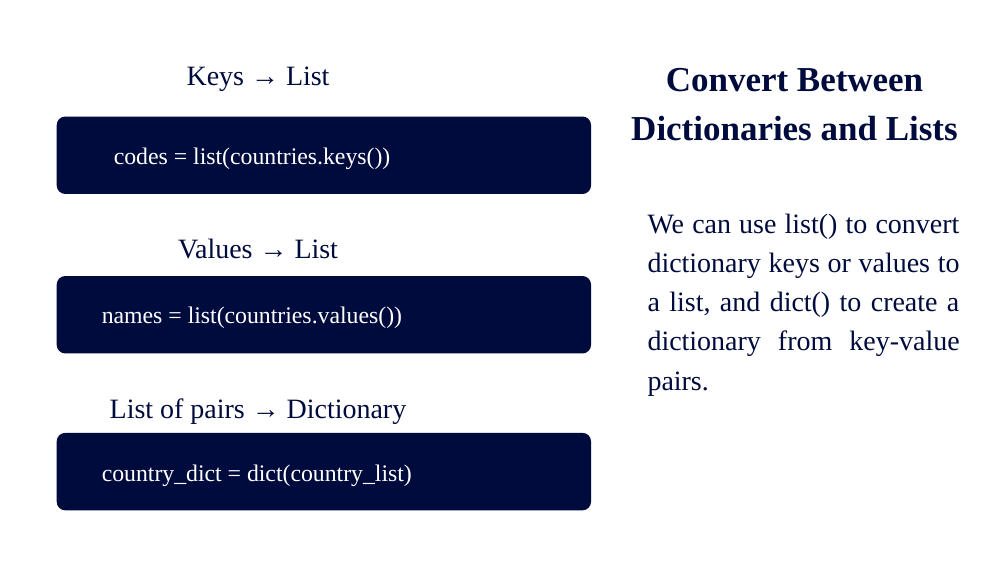
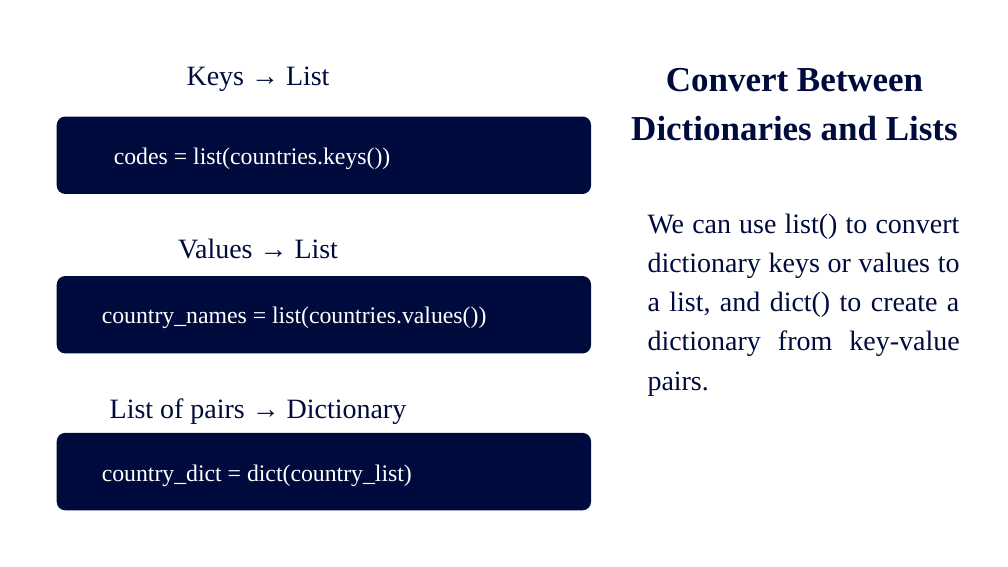
Before and after one commit to Wendy-Chen56/murachs_python_section_2, a slide deck: slide 6 of slides/chapter_12_How_to_Work_with_Dictionaries.pptx. Drawn at 1008x567 pixels with LibreOffice and Linux fonts; fonts in the diff are those of the drawing. Boxes give left, top, right and bottom in pixels: in the first picture for what was removed or moved away, otherwise in the second. Text is boxed around its words. In the diff, an @@ line names an element or a change of style, - is before the commit and + after.

```diff
--- a/slides/chapter_12_How_to_Work_with_Dictionaries.pptx
+++ b/slides/chapter_12_How_to_Work_with_Dictionaries.pptx
@@ text at [102,306,486,328]: text changed @@
-names = list(countries.values())
+country_names = list(countries.values())
```
Also in this commit, not shown: 1 other slide changed, 3 other files.
